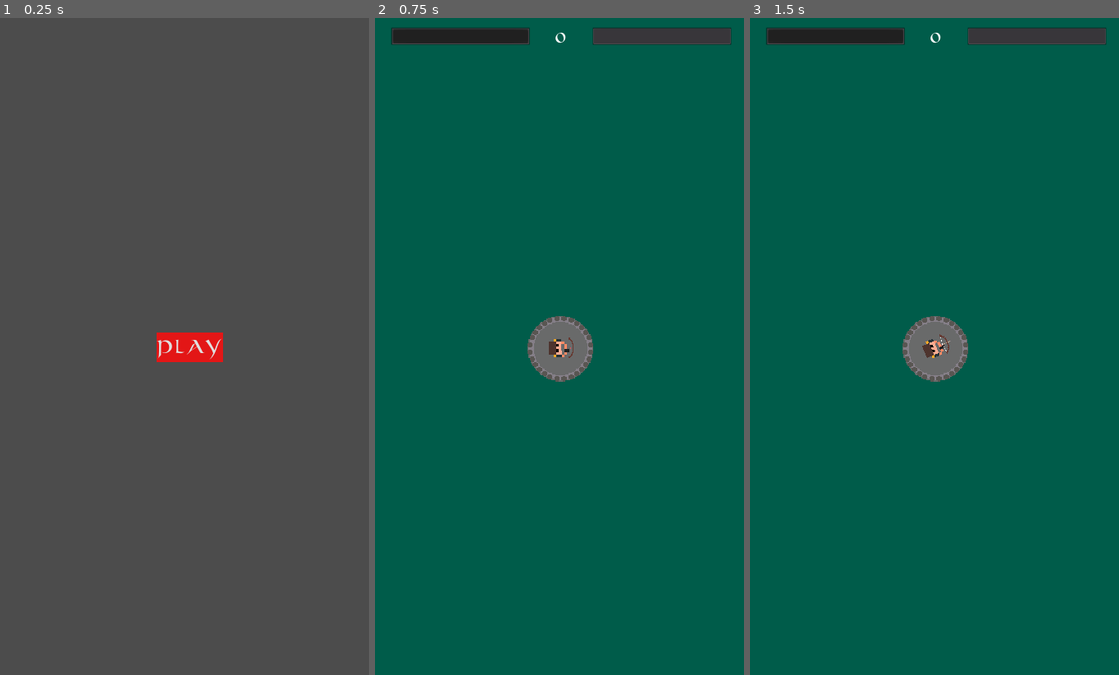
Above: before the commit, frames 1-3 (left to right).
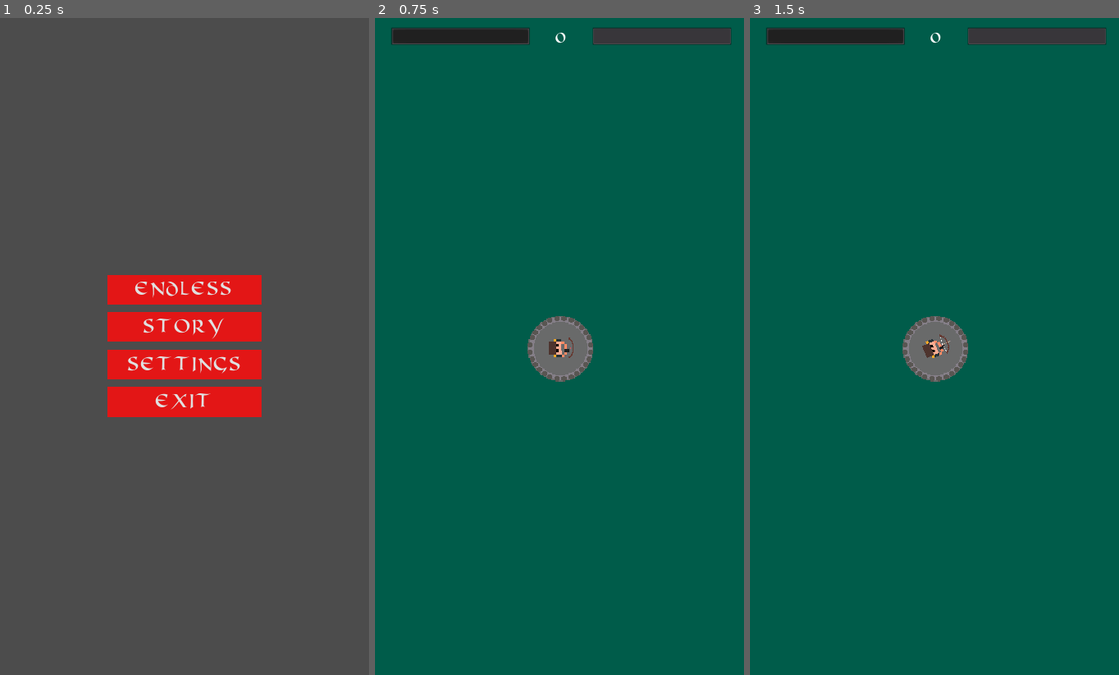
Above: after the commit, the same moments.

Repository: Boyquotes/medieval-zombie-shooter
Game: Godot game, scene res://src/screens/menu/Menu.tscn
The game is run twice, just before and just after one commit, with the same random seed, the same clock (stepped at 60 frames per second) and the same inputs.
Inputs (mouse positions are in pixels of both pictures, inside the frame that each line leads up to):
- Up to frame 1 (0.25 s): no input
- Up to frame 2 (0.75 s): click "PLAY" (after the commit: "SETTINGS") at 0.5 s
- Up to frame 3 (1.5 s): tap Enter at 1.25 s; move the mouse to (1015, 313) at 1.27 s; click (1015, 313) at 1.42 s

The runs differ from the first frame. In frame 1, 7.3% of the frame differs, in the area x 29-71%, y 39-61%; in frame 2, nothing differs; in frame 3, nothing differs.

Commit message:
menu: more buttons

Diff:
--- a/game/src/screens/menu/Menu.gd
+++ b/game/src/screens/menu/Menu.gd
@@ -1,5 +1,13 @@
 extends Control
 
 
-func _on_Play_pressed():
+func _ready() -> void:
+	if OS.get_name() == "iOS":
+		$Buttons/Exit.hide()
+
+func _on_Play_pressed() -> void:
 	get_tree().change_scene("res://src/screens/game/Game.tscn")
+
+
+func _on_Exit_pressed():
+	get_tree().quit()
--- a/game/src/screens/menu/Menu.tscn
+++ b/game/src/screens/menu/Menu.tscn
@@ -3,8 +3,14 @@
 [ext_resource path="res://src/screens/menu/Menu.gd" type="Script" id=1]
 
 [node name="Menu" type="Control"]
-anchor_right = 1.0
-anchor_bottom = 1.0
+anchor_left = 0.5
+anchor_top = 0.5
+anchor_right = 0.5
+anchor_bottom = 0.5
+margin_left = -360.0
+margin_top = -640.0
+margin_right = 360.0
+margin_bottom = 640.0
 script = ExtResource( 1 )
 
 [node name="Buttons" type="VBoxContainer" parent="."]
@@ -12,14 +18,36 @@
 anchor_top = 0.5
 anchor_right = 0.5
 anchor_bottom = 0.5
-margin_left = -54.5
-margin_top = -22.0
-margin_right = 54.5
-margin_bottom = 22.0
+margin_left = -150.0
+margin_top = -135.5
+margin_right = 150.0
+margin_bottom = 135.5
+custom_constants/separation = 25
 
 [node name="Play" type="Button" parent="Buttons"]
-margin_right = 109.0
-margin_bottom = 44.0
-text = "PLAY"
+margin_right = 300.0
+margin_bottom = 49.0
+text = "ENDLESS"
+
+[node name="Story" type="Button" parent="Buttons"]
+margin_top = 74.0
+margin_right = 300.0
+margin_bottom = 123.0
+text = "STORY"
+
+[node name="Settings" type="Button" parent="Buttons"]
+margin_top = 148.0
+margin_right = 300.0
+margin_bottom = 197.0
+text = "SETTINGS"
+
+[node name="Exit" type="Button" parent="Buttons"]
+margin_top = 222.0
+margin_right = 300.0
+margin_bottom = 271.0
+text = "EXIT"
 
 [connection signal="pressed" from="Buttons/Play" to="." method="_on_Play_pressed"]
+[connection signal="pressed" from="Buttons/Story" to="." method="_on_Play_pressed"]
+[connection signal="pressed" from="Buttons/Settings" to="." method="_on_Play_pressed"]
+[connection signal="pressed" from="Buttons/Exit" to="." method="_on_Exit_pressed"]
